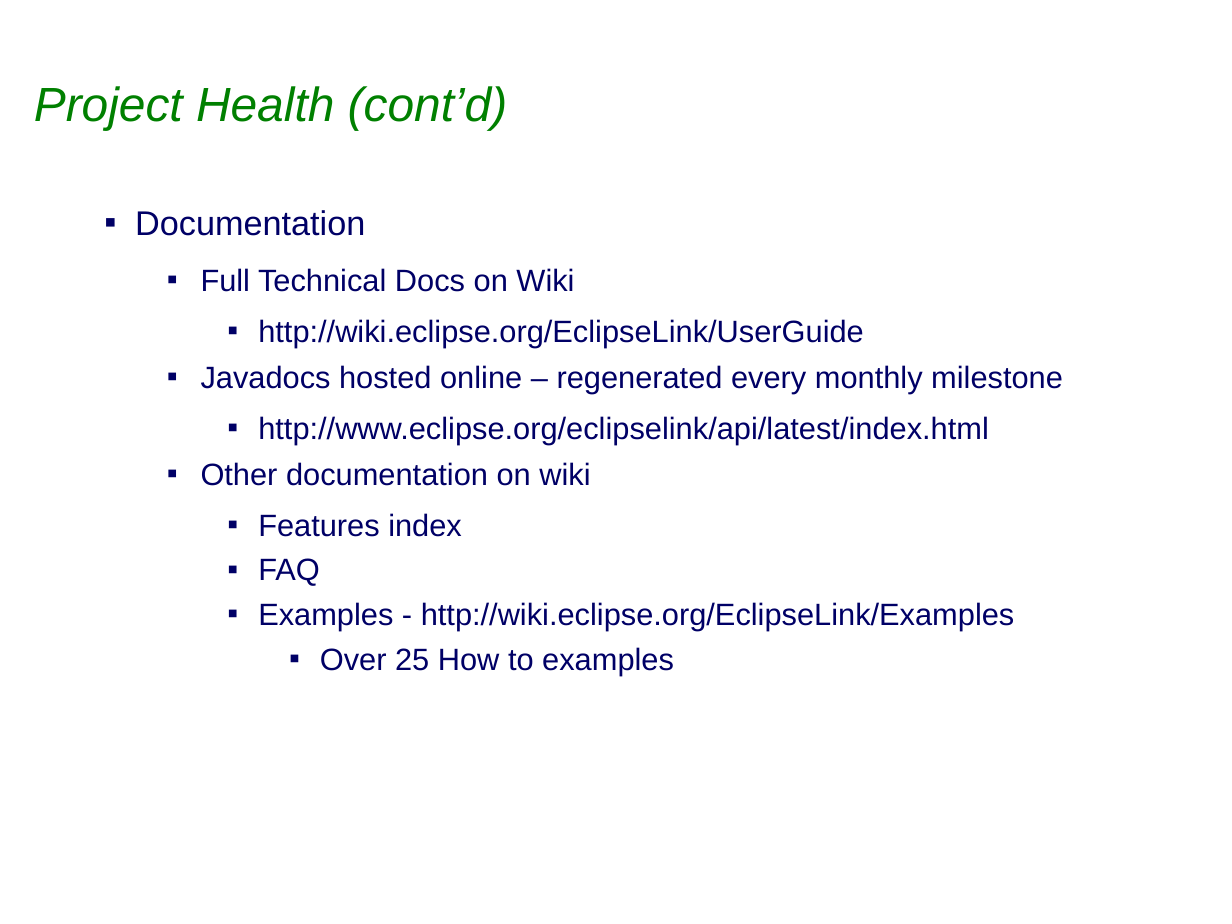
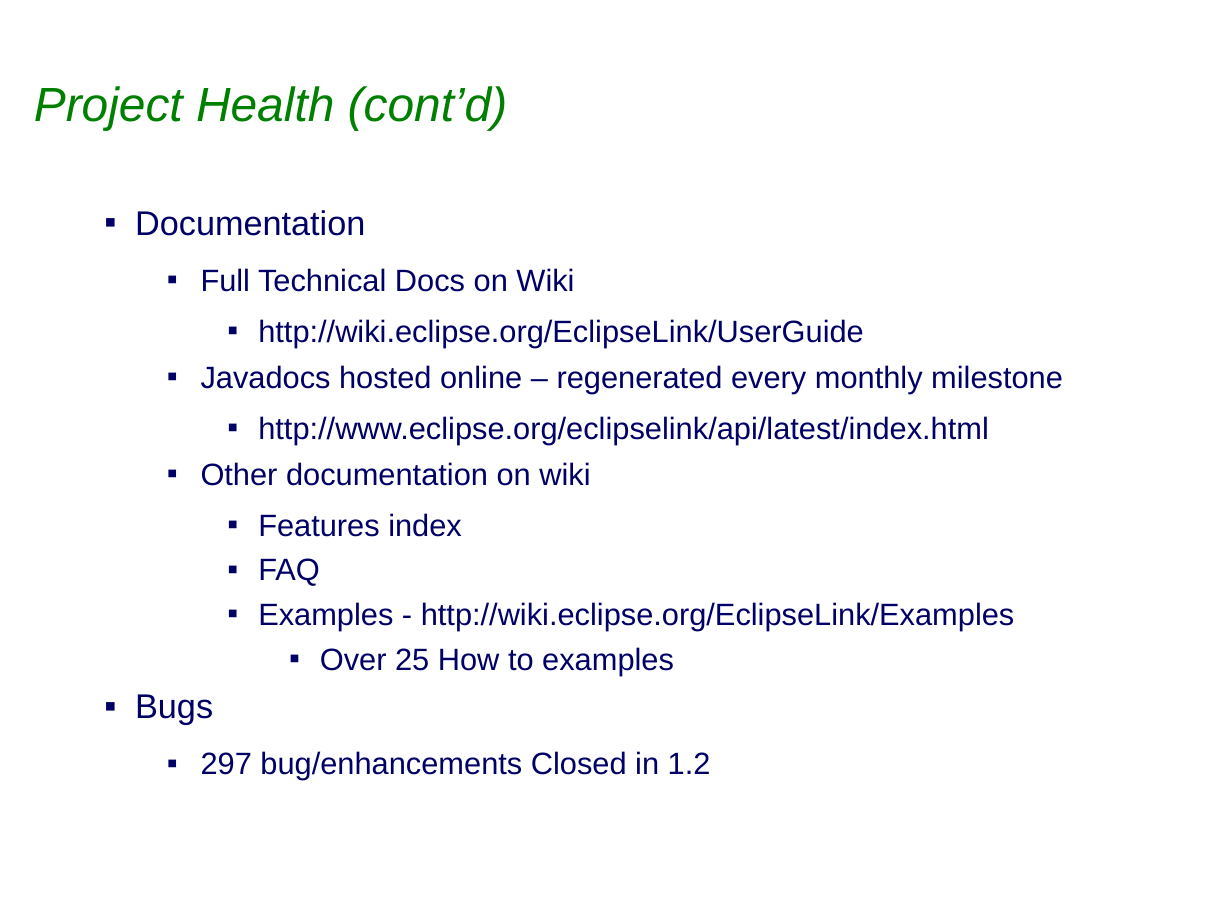
Before and after one commit to bfg-repo-cleaner-demos/eclipselink.runtime-bfg-strip-big-blobs, a slide deck: slide 8 of project-admin/Eclipselink_1.2.0_Release_Review.ppt. Drawn at 1232x924 pixels with LibreOffice and Linux fonts; fonts in the diff are those of the drawing; background and template pictures are left out. Boxes give left, top, right and bottom in pixels: in the first picture for what was removed or moved away, otherwise in the second. Text is boxed around its words. In the diff, an @@ line names an element or a change of style, - is before the commit and + after.

```diff
--- a/project-admin/Eclipselink_1.2.0_Release_Review.ppt
+++ b/project-admin/Eclipselink_1.2.0_Release_Review.ppt
@@ text at (135,694,711,780): paragraphs added @@
+▪ Bugs
+  ▪ 297 bug/enhancements Closed in 1.2
```
Also in this commit, not shown: 5 other slides changed, 1 slide removed.
